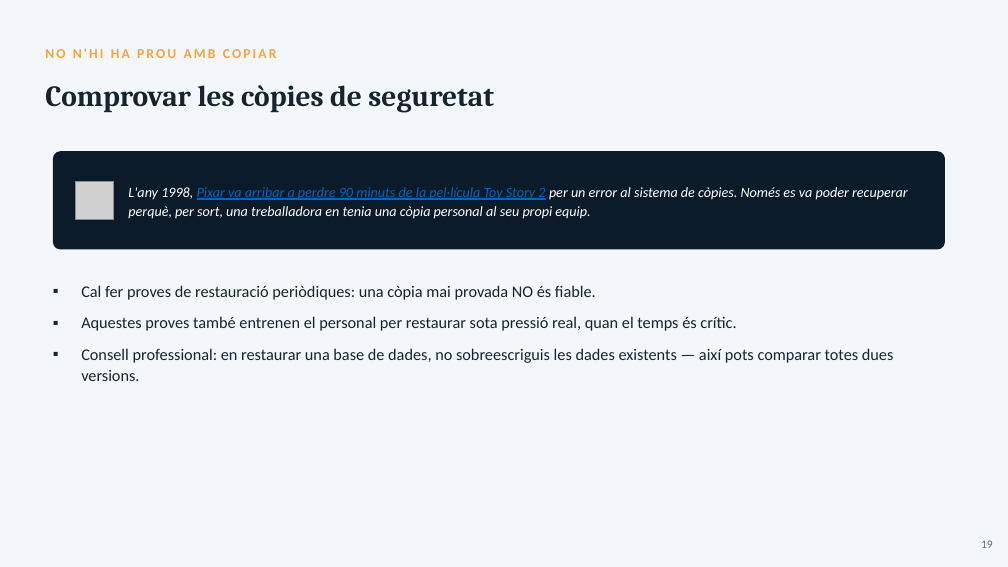
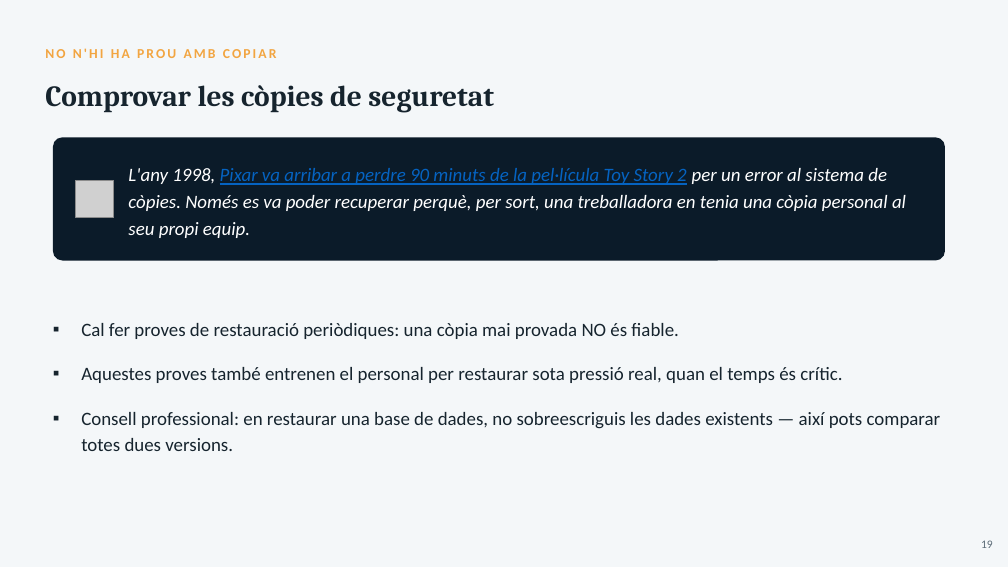
Before and after one commit to joansanchezescudero/SMX_0226_Seguretat_Informatica, a slide deck: slide 19 of RA2 - Emmagatzematge i copies de seguretat/AA3 - Copies de seguretat/RA2_AA3_Copies_de_seguretat.pptx. Drawn at 1008x567 pixels with LibreOffice and Linux fonts; fonts in the diff are those of the drawing; grey boxes stand for pictures. Boxes give left, top, right and bottom in pixels: in the first picture for what was removed or moved away, otherwise in the second. Text is boxed around its words. In the diff, an @@ line names an element or a change of style, - is before the commit and + after.

```diff
--- a/RA2 - Emmagatzematge i copies de seguretat/AA3 - Copies de seguretat/RA2_AA3_Copies_de_seguretat.pptx
+++ b/RA2 - Emmagatzematge i copies de seguretat/AA3 - Copies de seguretat/RA2_AA3_Copies_de_seguretat.pptx
@@ rounded rectangle resized from (x1=53, y1=151, x2=945, y2=250) to (x1=53, y1=138, x2=945, y2=261) @@
@@ text "L'any 1998, Pixar va arribar ..." at (x1=128, y1=168, x2=906, y2=238): size 13.5 to 18 pt; line spacing 18pt to 25.9pt @@
@@ text "Cal fer proves de restauració ..." moved from (x1=81, y1=285, x2=894, y2=381) to (x1=81, y1=323, x2=941, y2=451) @@
@@ text "Cal fer proves de restauració ..." at (x1=81, y1=323, x2=941, y2=451): size 15.5 to 18 pt; line spacing 20pt to 25.1pt; more space between paragraphs @@
```
Also in this commit, not shown: 26 other slides changed, 1 other file.
